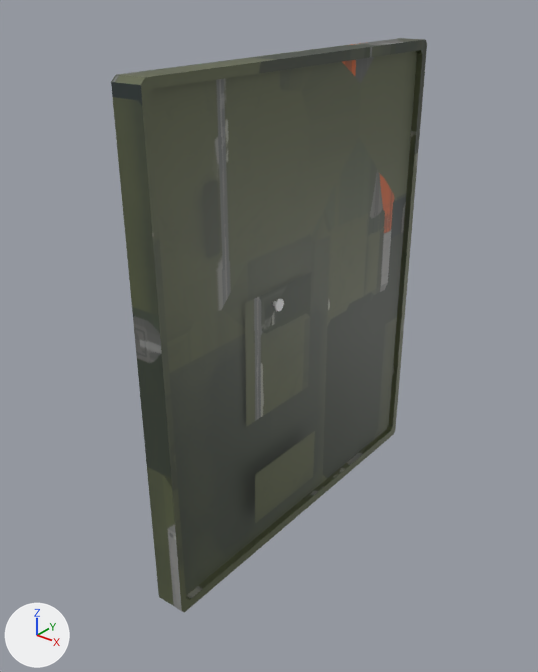
What one commit did to the FBX model Assets/_Assets/Models/PinBoard_01.fbx.
Before and after are seen from a 50 mm camera at (7.31, -9.37, 14.05) aimed at (3.12, -4.14, 10.81). The axes (+X, +Y, +Z) are drawn at lower left. The lights are the same throughout. The picture after the commit comes second. Where no turn or scale is listed for an object, it has been applied to the vertices.

The first picture shows 'flyer_v1', 'pinBoard_v1', 'pin_v1', 'postcard_v1'.
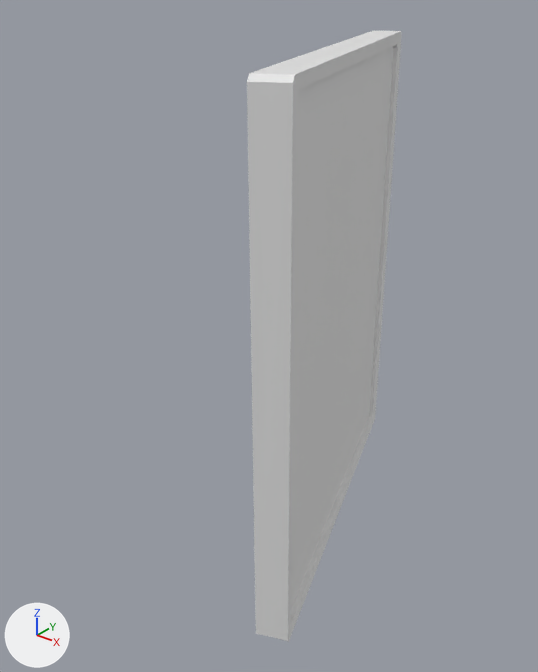
The change in detail:
Material 'Tex_DeskDocs' (mat_tex_deskdocs) is new.
Its base color is (0.8, 0.8, 0.8) (white #e7e7e7).
me_cube_189 has 40 vertices, 29 faces and spans x -0.09..0.25, y -2.48..2.47, z -2.03..2.04.
me_cube_189 is used by ob_pinboard_v1; location (3.25, -3.74, 10.96); rotation (1.571, 0.0, -3.142), in degrees (90, 0, -180).
me_cube_189 no longer uses material mat_basemod_color_001 (picture img_centermonitor_base_base_color_png).
me_cube_189 part 1: texture (UV) coordinates of 27 of 29 faces, centred in x -0.09..0.09, y -2.47..2.47, z -2.02..2.03, changed; they spanned u 0.0..0.99, v 0.0..1.0 and now span u 0.0..0.98, v 0.0..0.96.
me_cube_189 gains material mat_tex_deskdocs (white #e7e7e7).
Object 'pin_v1' (ob_pin_v1) is deleted.
Object 'pinBoard_v1' (ob_pinboard_v1) moves from (3.25, -3.74, 10.96) to (3.61, -3.58, 11.03).
Object 'pinBoard_v1' (ob_pinboard_v1) turns from (90, 0, -180) to (90, 0, -160) degrees about x, y and z.
Object 'postcard_v1' (ob_postcard_v1) is deleted.
Object 'flyer_v1' (ob_flyer_v1) is deleted.

Where the change shows, as pixel boxes (x1, y1, x2, y2) in the pictures (538 x 672 px):
'pinBoard_v1', recoloured, surface changed, moved, turned: before (111, 38, 427, 612); after (247, 31, 402, 642)
'flyer_v1', deleted: before (245, 272, 312, 427)
'postcard_v1', deleted: before (255, 431, 315, 523)
'pin_v1', deleted: before (273, 299, 284, 311)
